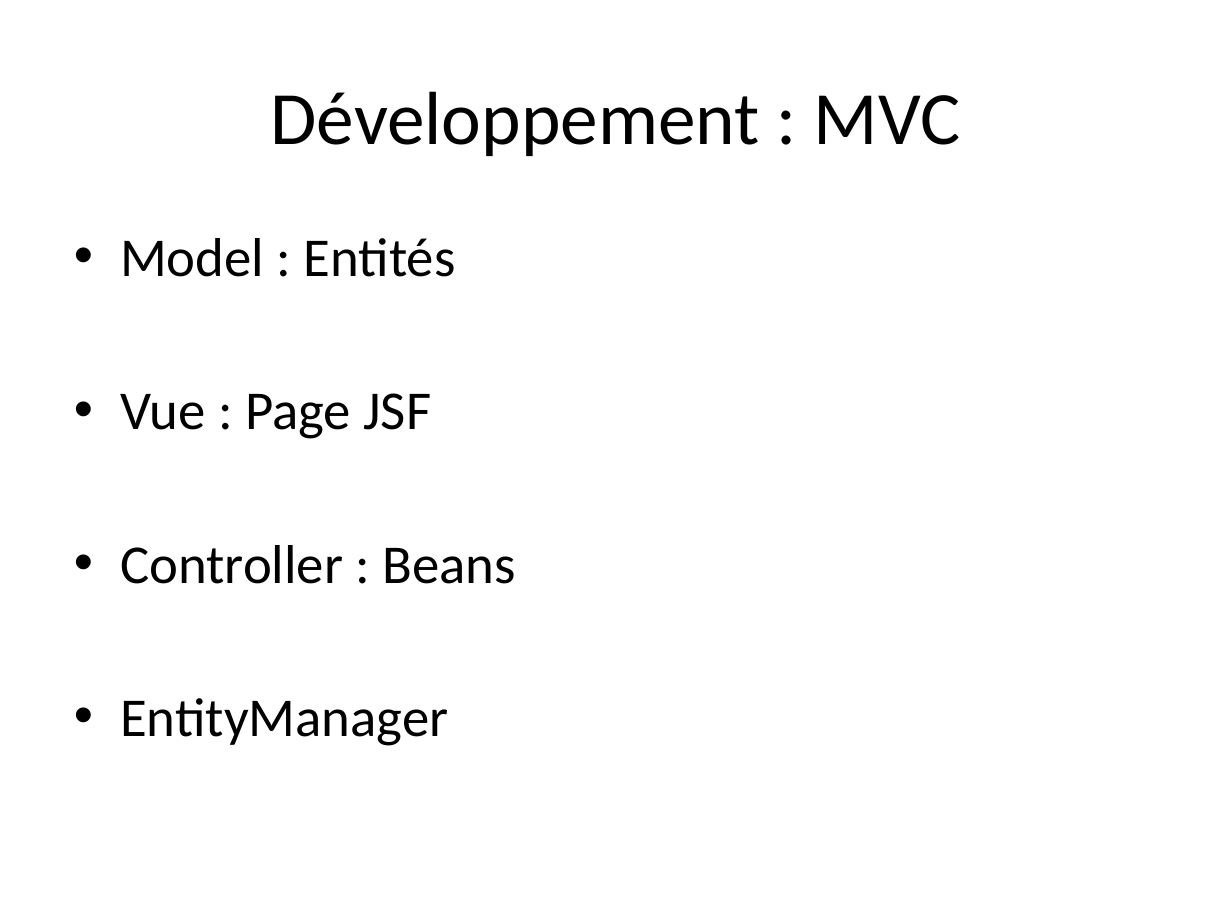
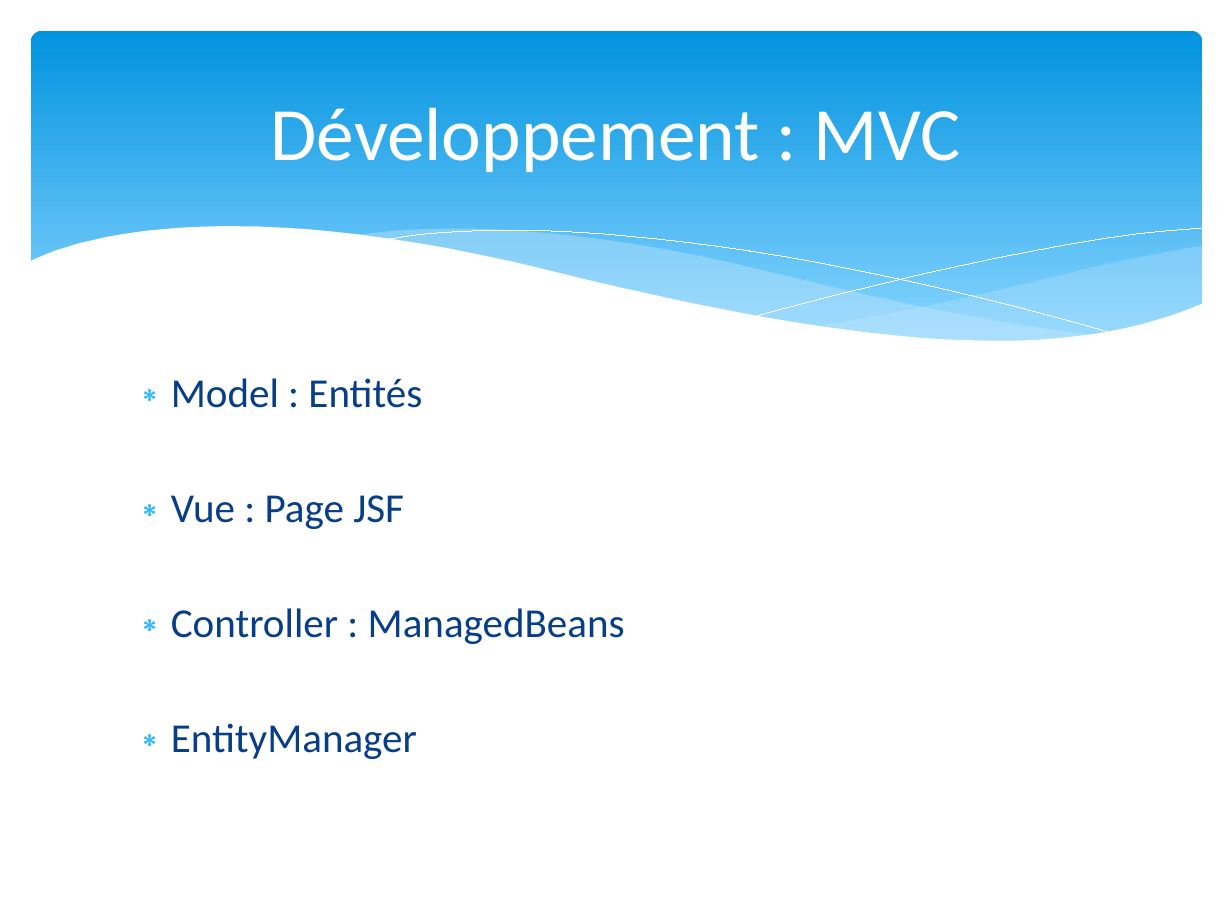
Before and after one commit to LucienMoor/AYNIM, a slide deck: slide 10 of Documents/PrésentationRichPoor.pptx (slide 9 before the commit). Drawn at 1232x924 pixels with LibreOffice and Linux fonts; fonts in the diff are those of the drawing. Boxes give left, top, right and bottom in pixels: in the first picture for what was removed or moved away, otherwise in the second. Text is boxed around its words. In the diff, an @@ line names an element or a change of style, - is before the commit and + after.

```diff
--- a/Documents/PrésentationRichPoor.pptx
+++ b/Documents/PrésentationRichPoor.pptx
@@ rounded rectangle added at bbox=[31, 31, 1202, 363], fill gradient #0293E0 to #83D3FE @@
@@ title "Développement : MVC": place and size @@
-title "Développement : MVC" at bbox=[271, 91, 961, 156]
+title "Développement : MVC" at bbox=[271, 108, 961, 172]
@@ title "Développement : MVC" at bbox=[271, 108, 961, 172]: text colour #000000 to #FFFFFF @@
@@ group added at bbox=[28, 227, 1204, 405]: 5 freeform shapes @@
@@ text "Model : Entités": place and size @@
-text "Model : Entités" at bbox=[120, 238, 516, 746]
+text "Model : Entités" at bbox=[171, 378, 625, 759]
@@ text at bbox=[171, 378, 422, 759]: size 32 to 24 pt, text colour #000000 to #073E87 in "Model : Entités", "Vue : Page JSF", "EntityManager"; bullet • to ∗; less space between paragraphs @@
@@ text at bbox=[171, 608, 625, 644]: text changed; size 32 to 24 pt; text colour #000000 to #073E87 @@
-• Controller : Beans
+∗ Controller : ManagedBeans
```
Also in this commit, not shown: 12 other slides changed, 14 slides added, 10 slides removed, 13 other files.
